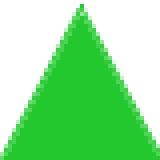
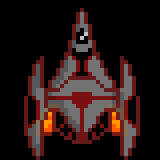
Layered file, before and after one edit (160x160). Changes by layer:
added group "ship2" with 9 layers above "Shape 3" over 24, 8, 140, 160
added layer "Layer 8" (soft light, 28%) in group "ship2" over 36, 104, 128, 136
added layer "engine" (2nd of 2, in "ship2") in group "ship2" over 44, 112, 120, 132
added layer "cockpit" (2nd of 2, in "ship2") in group "ship2" over 76, 28, 88, 44
added layer "Layer 6" in group "ship2" over 28, 48, 136, 140
added layer "Layer 7" (multiply, 34%) in group "ship2" over 24, 20, 124, 156
added layer "Layer 5" in group "ship2" over 28, 12, 136, 156
added layer "line copy" in group "ship2" over 24, 8, 140, 160
hid "Shape 3", opacity 100% → 52% over 0, 4, 160, 160
showed "Layer 0", painted on it over 0, 0, 160, 160
